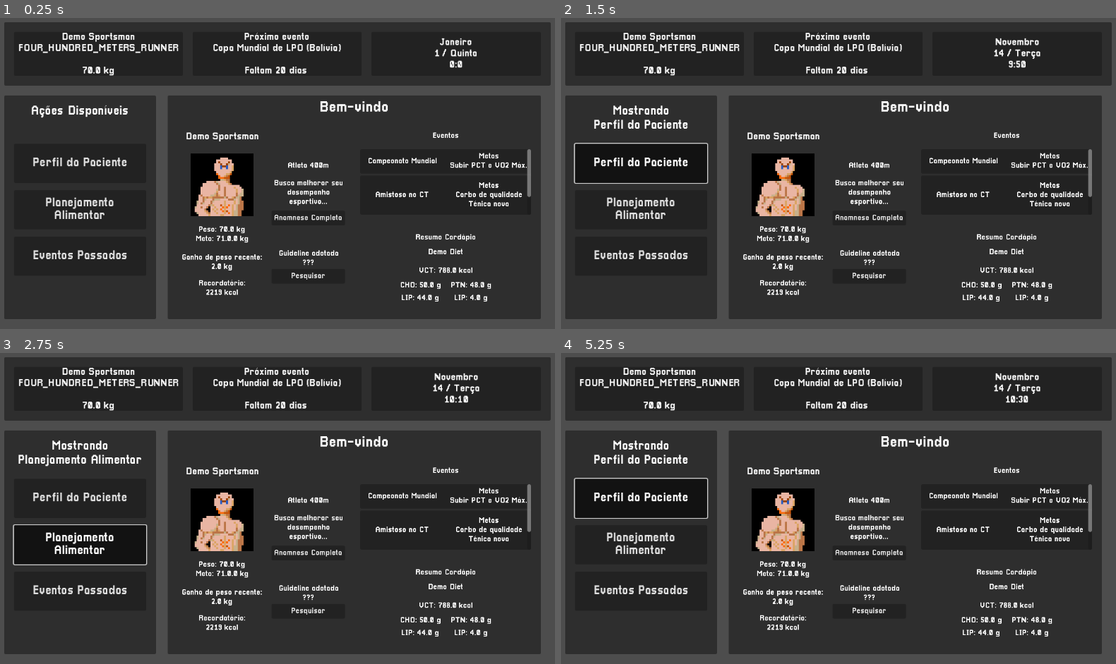
Above: before the commit, frames 1-4 (two rows, left to right).
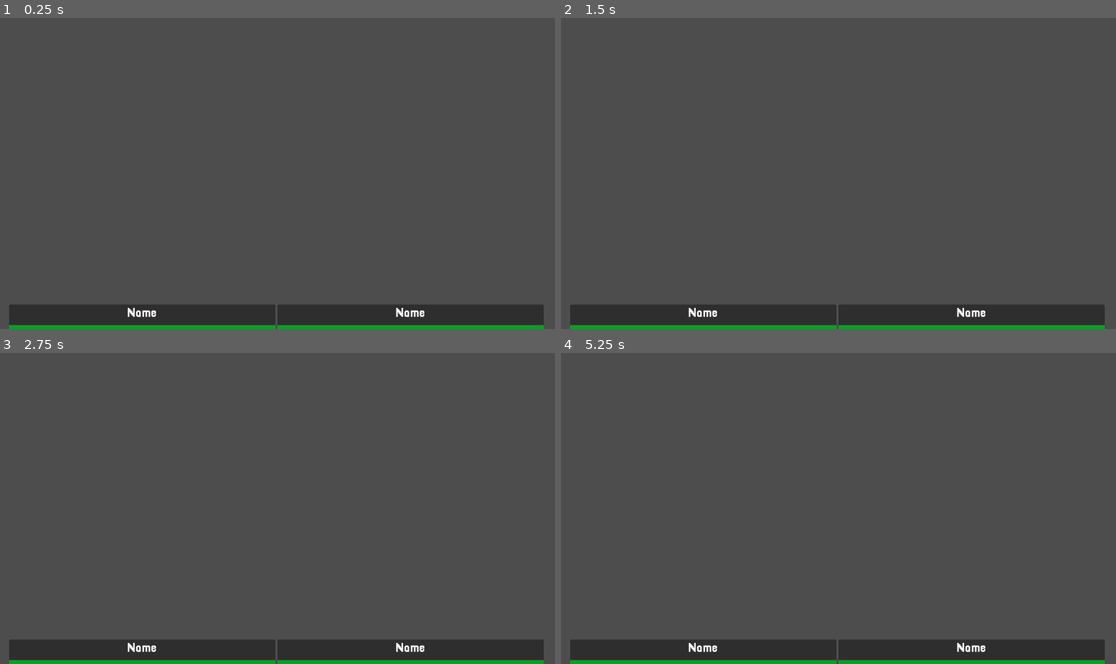
Above: after the commit, the same moments.

Repository: Deddon/simulador-de-esportistas
Game: Godot game, scene res://features/menus/main_menu/main_menu.tscn
Two runs of this game, one before a commit and one after it. Both use one fixed random seed, a clock stepped at 60 frames per second and the inputs below. Before the commit the project starts from res://features/menus/DEPRECATED_main_menu/DEPRECATED_main_menu.tscn.
Inputs (mouse positions are in pixels of both pictures, inside the frame that each line leads up to):
- Up to frame 1 (0.25 s): no input
- Up to frame 2 (1.5 s): click (705, 316) at 0.52 s; click (638, 164) at 1.25 s, where only the run before the commit has a clickable "Perfil do Paciente"
- Up to frame 3 (2.75 s): click (77, 545) at 2 s, where only the run before the commit has a clickable "Planejamento Alimentar"
- Up to frame 4 (5.25 s): click (638, 592) at 2.75 s, where only the run before the commit has a clickable "Eventos Passados"; click (871, 552) at 3.5 s, where only the run before the commit has a clickable "Anamnese Completa"; click (871, 611) at 4.25 s, where only the run before the commit has a clickable "Pesquisar"; click (638, 499) at 5 s, where only the run before the commit has a clickable "Perfil do Paciente"

The runs differ from the first frame. In frame 1, 86% of the frame differs, in the area x 0-100%, y 1-100%; in frame 2, 86%; in frame 3, 86%; in frame 4, 86%.
Error before the commit: Invalid access to property or key 'name' on a base object of type 'Nil'. (res://features/menus/DEPRECATED_main_menu/game_watch/game_watch.gd:108)

Commit message:
Add new main_menu and SportsmanTab.

Diff:
--- /dev/null
+++ b/features/menus/main_menu/main_menu.tscn
@@ -0,0 +1,49 @@
+[gd_scene load_steps=3 format=3 uid="uid://c21cea7qvmkvb"]
+
+[ext_resource type="Theme" uid="uid://b0kpgts88gl8a" path="res://shared/resources/themes/common_theme.tres" id="1_tka4w"]
+[ext_resource type="PackedScene" uid="uid://dm8jwt53uuxdy" path="res://features/menus/main_menu/sportsman_tab/sportsman_tab.tscn" id="1_yojr0"]
+
+[node name="MainMenu" type="Control"]
+layout_mode = 3
+anchors_preset = 15
+anchor_right = 1.0
+anchor_bottom = 1.0
+grow_horizontal = 2
+grow_vertical = 2
+theme = ExtResource("1_tka4w")
+
+[node name="VBoxContainer" type="VBoxContainer" parent="."]
+layout_mode = 1
+anchors_preset = 15
+anchor_right = 1.0
+anchor_bottom = 1.0
+grow_horizontal = 2
+grow_vertical = 2
+
+[node name="Label" type="Label" parent="VBoxContainer"]
+layout_mode = 2
+size_flags_vertical = 6
+
+[node name="MarginContainer" type="MarginContainer" parent="VBoxContainer"]
+layout_mode = 2
+theme_override_constants/margin_left = 30
+theme_override_constants/margin_right = 30
+
+[node name="FooterContainer" type="HBoxContainer" parent="VBoxContainer/MarginContainer"]
+custom_minimum_size = Vector2(0, 50)
+layout_mode = 2
+
+[node name="TabsContainer" type="HBoxContainer" parent="VBoxContainer/MarginContainer/FooterContainer"]
+layout_mode = 2
+size_flags_horizontal = 3
+
+[node name="SportsmanTab1" parent="VBoxContainer/MarginContainer/FooterContainer/TabsContainer" instance=ExtResource("1_yojr0")]
+layout_mode = 2
+size_flags_horizontal = 3
+
+[node name="SportsmanTab2" parent="VBoxContainer/MarginContainer/FooterContainer/TabsContainer" instance=ExtResource("1_yojr0")]
+layout_mode = 2
+size_flags_horizontal = 3
+
+[node name="GameWatchUI" type="Control" parent="."]
+anchors_preset = 0
--- /dev/null
+++ b/features/menus/main_menu/sportsman_tab/sportsman_tab.gd
@@ -0,0 +1,30 @@
+class_name MainMenuSportsmanTab
+extends Control
+
+
+signal tab_selected(tab_sportsman: Sportsman)
+
+@export var sportsman_name_label: Label
+@export var click_sensor_button: Button
+
+var _sportsman: Sportsman
+
+
+func _ready() -> void:
+	click_sensor_button.toggled.connect(_handle_tab_seletion)
+
+
+func update_tab(sportsman: Sportsman) -> void:
+	var name_shown_on_tab: String = sportsman.name.strip_edges()
+	_sportsman = sportsman
+
+	if " " in name_shown_on_tab:
+		sportsman_name_label.text = name_shown_on_tab.split(" ")[0]
+		return
+
+	sportsman_name_label.text = name_shown_on_tab
+
+
+func _handle_tab_seletion(is_selected: bool) -> void:
+	if is_selected:
+		tab_selected.emit(_sportsman)
--- /dev/null
+++ b/features/menus/main_menu/sportsman_tab/sportsman_tab.tscn
@@ -0,0 +1,60 @@
+[gd_scene load_steps=4 format=3 uid="uid://dm8jwt53uuxdy"]
+
+[ext_resource type="Theme" uid="uid://b0kpgts88gl8a" path="res://shared/resources/themes/common_theme.tres" id="1_km2wv"]
+[ext_resource type="Script" uid="uid://ci17ign7aqkq" path="res://features/menus/main_menu/sportsman_tab/sportsman_tab.gd" id="2_s0aww"]
+
+[sub_resource type="LabelSettings" id="LabelSettings_wepuo"]
+font_size = 25
+
+[node name="SportsmanTabs" type="Control" node_paths=PackedStringArray("sportsman_name_label", "click_sensor_button")]
+custom_minimum_size = Vector2(160, 50)
+layout_mode = 3
+anchors_preset = 0
+offset_right = 160.0
+offset_bottom = 50.0
+theme = ExtResource("1_km2wv")
+script = ExtResource("2_s0aww")
+sportsman_name_label = NodePath("BackgroundPanel/VBoxContainer/CenterContainer/SportsmanName")
+click_sensor_button = NodePath("Button")
+
+[node name="BackgroundPanel" type="Panel" parent="."]
+layout_mode = 1
+anchors_preset = 15
+anchor_right = 1.0
+anchor_bottom = 1.0
+grow_horizontal = 2
+grow_vertical = 2
+
+[node name="VBoxContainer" type="VBoxContainer" parent="BackgroundPanel"]
+layout_mode = 1
+anchors_preset = 15
+anchor_right = 1.0
+anchor_bottom = 1.0
+grow_horizontal = 2
+grow_vertical = 2
+
+[node name="CenterContainer" type="CenterContainer" parent="BackgroundPanel/VBoxContainer"]
+layout_mode = 2
+size_flags_vertical = 3
+
+[node name="SportsmanName" type="Label" parent="BackgroundPanel/VBoxContainer/CenterContainer"]
+layout_mode = 2
+text = "Name"
+label_settings = SubResource("LabelSettings_wepuo")
+horizontal_alignment = 1
+
+[node name="BottomBorder" type="ColorRect" parent="BackgroundPanel/VBoxContainer"]
+custom_minimum_size = Vector2(0, 8)
+layout_mode = 2
+color = Color(0, 0.64705884, 0.1254902, 1)
+
+[node name="Button" type="Button" parent="."]
+self_modulate = Color(1, 1, 1, 0)
+layout_mode = 1
+anchors_preset = 15
+anchor_right = 1.0
+anchor_bottom = 1.0
+grow_horizontal = 2
+grow_vertical = 2
+mouse_default_cursor_shape = 2
+toggle_mode = true
--- a/project.godot
+++ b/project.godot
@@ -11,7 +11,7 @@
 [application]
 
 config/name="Simulador de Esportistas v4"
-run/main_scene="uid://dasbp47txnne2"
+run/main_scene="uid://c21cea7qvmkvb"
 config/features=PackedStringArray("4.5", "GL Compatibility")
 config/icon="uid://dkhdhwwni3jmp"
 
Not shown, added: features/menus/main_menu/sportsman_tab/sportsman_tab.gd.uid
